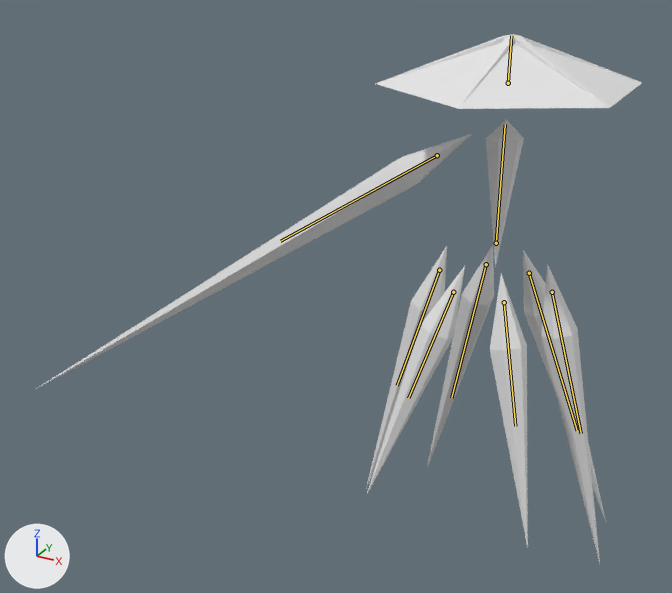
An edit to the Blender file Enemies/Clarity.blend, drawn before and after from the same camera.
Camera for both pictures: a 50 mm camera at (15.4, -46.3, 22.3) aimed at (-11.8, 3.1, -2.4). The lights are fixed; the arrows at lower left show +X, +Y and +Z. The first picture is the older version. The bones that bend it are drawn over the model as lines.

Objects in the first picture: 'Arm', 'BackLeft', 'BackRight', 'Center', 'FrontLeft', 'FrontRight', 'Hat', 'MiddleLeft', 'MiddleRight'.
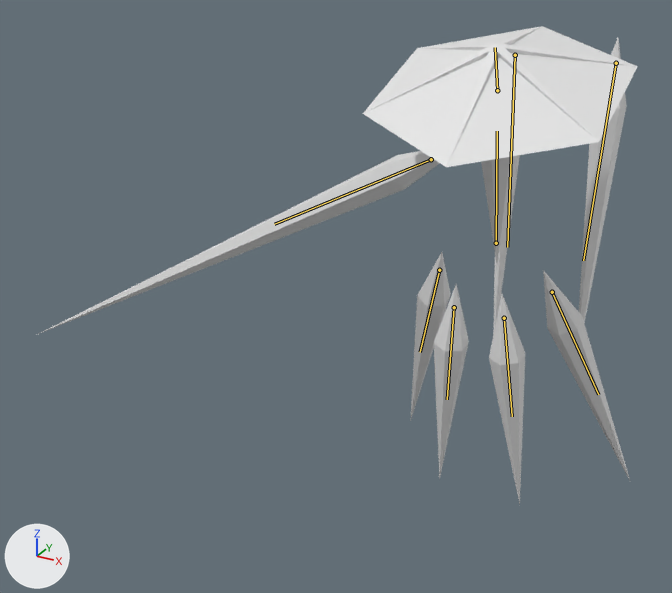
Commit message: Back Stomp

The newer file adds an action. The first version stands in its rest pose; the second is drawn at frame 24 of the action 'BackStomp'.

Edits to the scene script, one JSON object a line:
```json
{"block": "bone_center", "where": "bone_center = bpy.data.objects['Armature'].pose.bones['Center']"}
{"op": "set", "path": "bone_center.rotation_quaternion", "old": "(1.0, 0.0, 0.0, 0.0)", "new": "(0.996, 0.087, 0.0, 0.0)", "note": "degrees (0, 0, 0) -> degrees (10, 0, 0)"}
{"block": "bone_hat", "where": "bone_hat = bpy.data.objects['Armature'].pose.bones['Hat']  # child of 'Center'"}
{"op": "set", "path": "bone_hat.rotation_quaternion", "old": "(1.0, 0.0, 0.0, 0.0)", "new": "(0.996, 0.087, 0.0, 0.0)", "note": "degrees (0, 0, 0) -> degrees (10, 0, 0)"}
{"block": "bone_arm", "where": "bone_arm = bpy.data.objects['Armature'].pose.bones['Arm']  # child of 'Center'"}
{"op": "set", "path": "bone_arm.rotation_quaternion", "old": "(1.0, 0.0, 0.0, 0.0)", "new": "(0.999, 0.0, 0.0, -0.044)", "note": "degrees (0, 0, 0) -> degrees (0, 0, -5)"}
{"block": "bone_middle_l", "where": "bone_middle_l = bpy.data.objects['Armature'].pose.bones['Middle.L']"}
{"op": "set", "path": "bone_middle_l.location", "old": "(0.0, 0.0, 0.0)", "new": "(-0.01, -0.03, 0.02)"}
{"op": "set", "path": "bone_middle_l.rotation_quaternion", "old": "(1.0, 0.0, 0.0, 0.0)", "new": "(0.976, -0.207, 0.062, -0.002)", "note": "degrees (0, 0, 0) -> degrees (-24, 7, -2)"}
{"block": "bone_front_l", "where": "bone_front_l = bpy.data.objects['Armature'].pose.bones['Front.L']"}
{"op": "set", "path": "bone_front_l.location", "old": "(0.0, 0.0, 0.0)", "new": "(0.26, 0.88, -0.46)"}
{"op": "set", "path": "bone_front_l.rotation_quaternion", "old": "(1.0, 0.0, 0.0, 0.0)", "new": "(0.973, -0.203, 0.051, -0.102)", "note": "degrees (0, 0, 0) -> degrees (-24, 3, -13)"}
{"block": "bone_back_l", "where": "bone_back_l = bpy.data.objects['Armature'].pose.bones['Back.L']"}
{"op": "set", "path": "bone_back_l.location", "old": "(0.0, 0.0, 0.0)", "new": "(-4.52, -7.35, -10.25)"}
{"op": "set", "path": "bone_back_l.rotation_quaternion", "old": "(1.0, 0.0, 0.0, 0.0)", "new": "(0.882, 0.064, -0.422, -0.198)", "note": "degrees (0, 0, 0) -> degrees (24, -46, -36)"}
{"block": "bone_middle_r", "where": "bone_middle_r = bpy.data.objects['Armature'].pose.bones['Middle.R']"}
{"op": "set", "path": "bone_middle_r.location", "old": "(0.0, 0.0, 0.0)", "new": "(0.01, -0.03, 0.02)"}
{"op": "set", "path": "bone_middle_r.rotation_quaternion", "old": "(1.0, 0.0, 0.0, 0.0)", "new": "(0.976, -0.207, -0.062, 0.002)", "note": "degrees (0, 0, 0) -> degrees (-24, -7, 2)"}
{"block": "bone_front_r", "where": "bone_front_r = bpy.data.objects['Armature'].pose.bones['Front.R']"}
{"op": "set", "path": "bone_front_r.location", "old": "(0.0, 0.0, 0.0)", "new": "(-0.26, 0.88, -0.46)"}
{"op": "set", "path": "bone_front_r.rotation_quaternion", "old": "(1.0, 0.0, 0.0, 0.0)", "new": "(0.973, -0.203, -0.051, 0.102)", "note": "degrees (0, 0, 0) -> degrees (-24, -3, 13)"}
{"block": "bone_back_r", "where": "bone_back_r = bpy.data.objects['Armature'].pose.bones['Back.R']"}
{"op": "set", "path": "bone_back_r.location", "old": "(0.0, 0.0, 0.0)", "new": "(4.52, -7.35, -10.25)"}
{"op": "set", "path": "bone_back_r.rotation_quaternion", "old": "(1.0, 0.0, 0.0, 0.0)", "new": "(0.882, 0.064, 0.422, 0.198)", "note": "degrees (0, 0, 0) -> degrees (24, 46, 36)"}
```

Boxes (x1, y1, x2, y2) around the edits, measured in the pictures (672 x 593 px):
```json
{"object": "Hat", "change": "posed", "before": [375, 34, 642, 109], "after": [363, 26, 638, 167], "on screen": "87% taller"}
{"object": "Arm", "change": "posed", "before": [36, 134, 472, 389], "after": [36, 151, 440, 335], "on screen": "7% narrower, 28% shorter"}
{"object": "MiddleLeft", "change": "posed", "before": [542, 264, 600, 563], "after": [543, 270, 630, 480], "on screen": "49% wider, 30% shorter"}
{"object": "FrontRight", "change": "posed", "before": [367, 266, 465, 494], "after": [434, 284, 469, 480], "on screen": "64% narrower, 14% shorter"}
{"object": "BackLeft", "change": "posed", "before": [523, 250, 606, 522], "after": [579, 38, 627, 323]}
{"object": "FrontLeft", "change": "posed", "before": [490, 274, 528, 548], "after": [489, 294, 525, 504], "on screen": "23% shorter"}
{"object": "BackRight", "change": "posed", "before": [427, 245, 494, 468], "after": [493, 30, 520, 335]}
{"object": "MiddleRight", "change": "posed", "before": [366, 246, 447, 488], "after": [410, 252, 451, 421], "on screen": "49% narrower, 30% shorter"}
{"object": "Center", "change": "posed", "before": [486, 120, 524, 267], "after": [481, 156, 515, 263]}
{"bone": "Center", "before": "(496, 243) to (505, 124)", "after": "(496, 243) to (497, 131)"}
{"bone": "Hat", "before": "(508, 83) to (511, 35)", "after": "(497, 90) to (495, 47)"}
{"bone": "Arm", "before": "(437, 155) to (280, 241)", "after": "(431, 159) to (274, 224)"}
{"bone": "Middle.L", "before": "(552, 292) to (581, 433)", "after": "(552, 292) to (598, 394)"}
{"bone": "Front.L", "before": "(504, 302) to (515, 426)", "after": "(504, 318) to (512, 416)"}
{"bone": "Back.L", "before": "(529, 273) to (577, 430)", "after": "(616, 63) to (583, 260)"}
{"bone": "Middle.R", "before": "(439, 270) to (397, 385)", "after": "(439, 270) to (420, 352)"}
{"bone": "Front.R", "before": "(453, 292) to (408, 398)", "after": "(454, 307) to (447, 399)"}
{"bone": "Back.R", "before": "(486, 264) to (451, 398)", "after": "(515, 55) to (507, 247)"}
```
